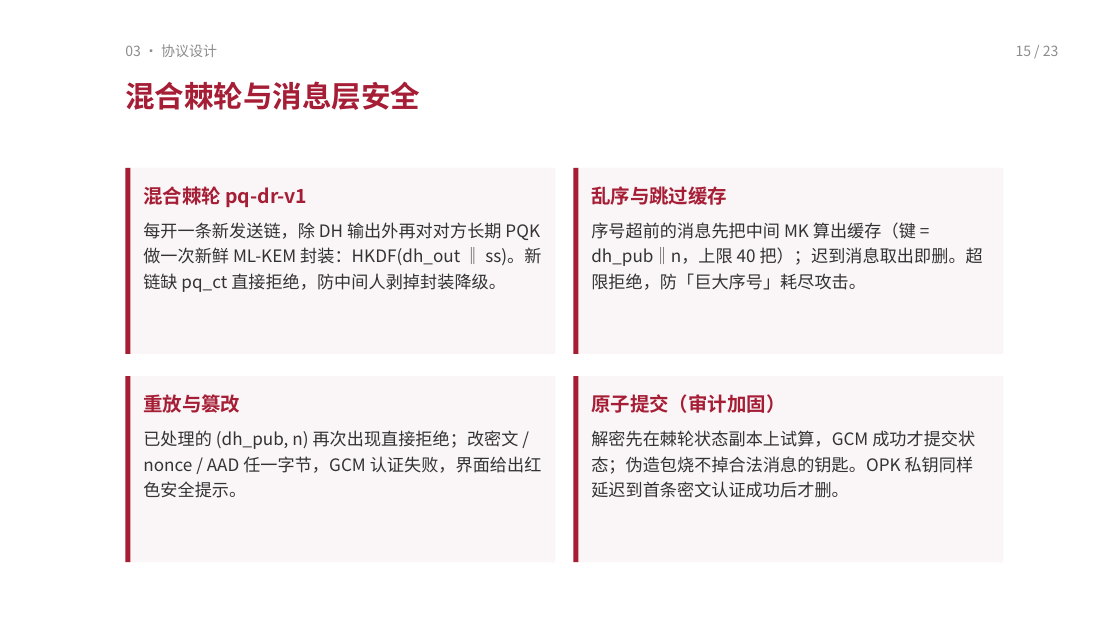
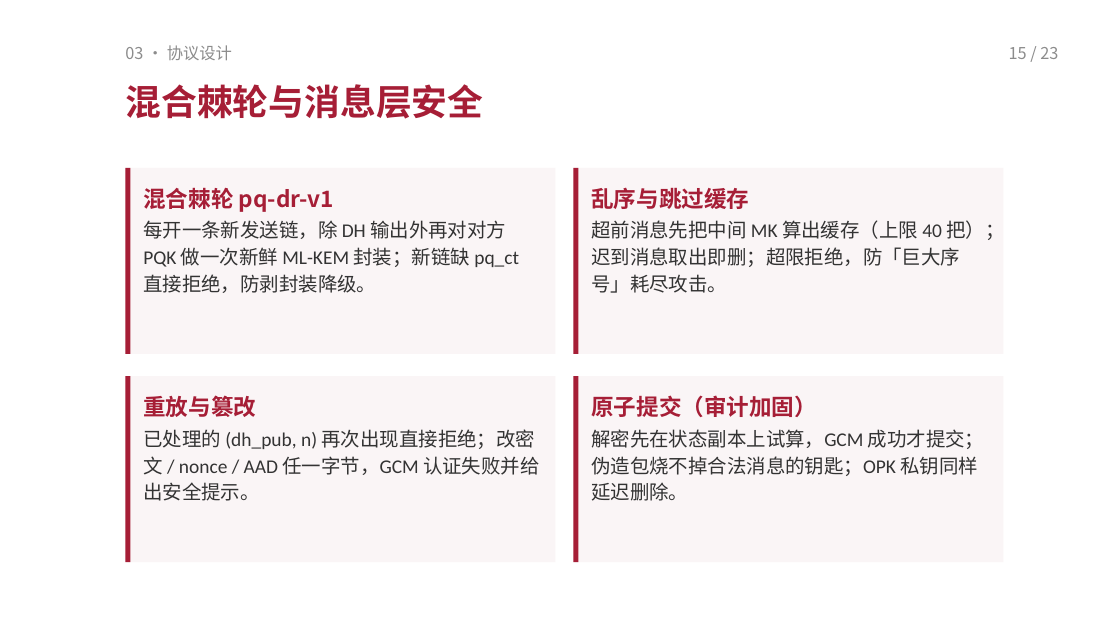
Before and after one commit to TomHaoZi/ECNUchat, a slide deck: slide 15 of 中期汇报/ECNUchat-中期汇报.pptx. Drawn at 1120x635 pixels with LibreOffice and Linux fonts; fonts in the diff are those of the drawing. Boxes give left, top, right and bottom in pixels: in the first picture for what was removed or moved away, otherwise in the second. Text is boxed around its words. In the diff, an @@ line names an element or a change of style, - is before the commit and + after.

```diff
--- a/中期汇报/ECNUchat-中期汇报.pptx
+++ b/中期汇报/ECNUchat-中期汇报.pptx
@@ text "03 · 协议设计" at [125, 45, 232, 60]: size 9 to 10.5 pt @@
@@ text "15 / 23" at [1009, 47, 1058, 59]: size 9 to 10.5 pt @@
@@ text "混合棘轮与消息层安全" at [125, 84, 483, 119]: size 19 to 23 pt @@
@@ text at [143, 220, 519, 293]: text changed; size 11 to 12.5 pt; font Noto Sans CJK SC to Calibri @@
-每开一条新发送链，除 DH 输出外再对对方长期 PQK 做一次新鲜 ML-KEM 封装：HKDF(dh_out ‖ ss)。新链缺 pq_ct 直接拒绝，防中间人剥掉封装降级。
+每开一条新发送链，除 DH 输出外再对对方 PQK 做一次新鲜 ML-KEM 封装；新链缺 pq_ct 直接拒绝，防剥封装降级。
@@ text at [591, 220, 1004, 293]: text changed; size 11 to 12.5 pt; font Noto Sans CJK SC to Calibri @@
-序号超前的消息先把中间 MK 算出缓存（键 = dh_pub‖n，上限 40 把）；迟到消息取出即删。超限拒绝，防「巨大序号」耗尽攻击。
+超前消息先把中间 MK 算出缓存（上限 40 把）；迟到消息取出即删；超限拒绝，防「巨大序号」耗尽攻击。
@@ size 12.5 to 14.5 pt in 4 elements at [143, 188, 334, 212], [591, 187, 749, 209], [143, 395, 256, 417], [591, 395, 817, 417] @@
@@ text at [143, 429, 540, 501]: text changed; size 11 to 12.5 pt; font Noto Sans CJK SC to Calibri @@
-已处理的 (dh_pub, n) 再次出现直接拒绝；改密文 / nonce / AAD 任一字节，GCM 认证失败，界面给出红色安全提示。
+已处理的 (dh_pub, n) 再次出现直接拒绝；改密文 / nonce / AAD 任一字节，GCM 认证失败并给出安全提示。
@@ text at [591, 429, 985, 501]: text changed; size 11 to 12.5 pt; font Noto Sans CJK SC to Calibri @@
-解密先在棘轮状态副本上试算，GCM 成功才提交状态；伪造包烧不掉合法消息的钥匙。OPK 私钥同样延迟到首条密文认证成功后才删。
+解密先在状态副本上试算，GCM 成功才提交；伪造包烧不掉合法消息的钥匙；OPK 私钥同样延迟删除。
```
Also in this commit, not shown: 20 other slides changed, 4 other files.
